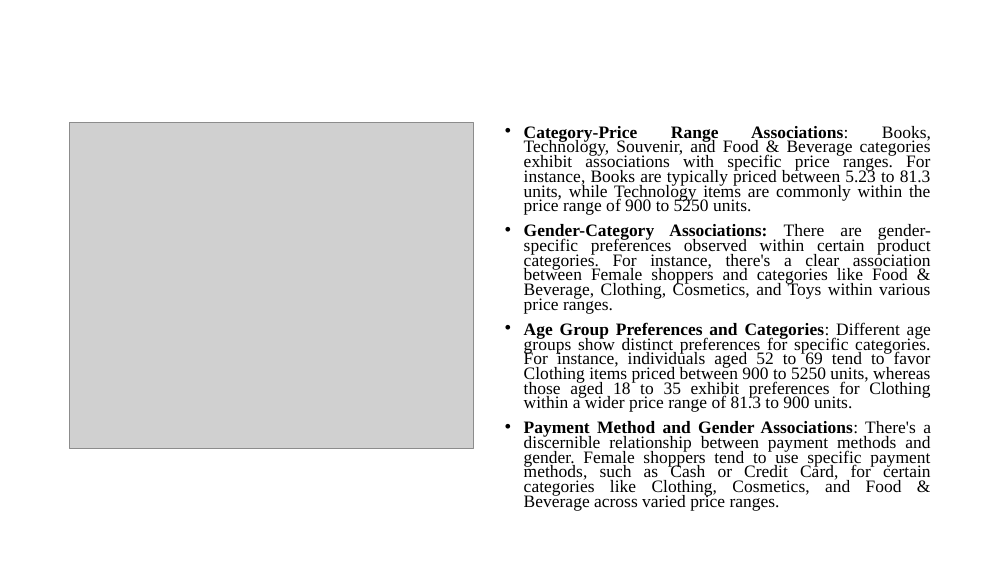
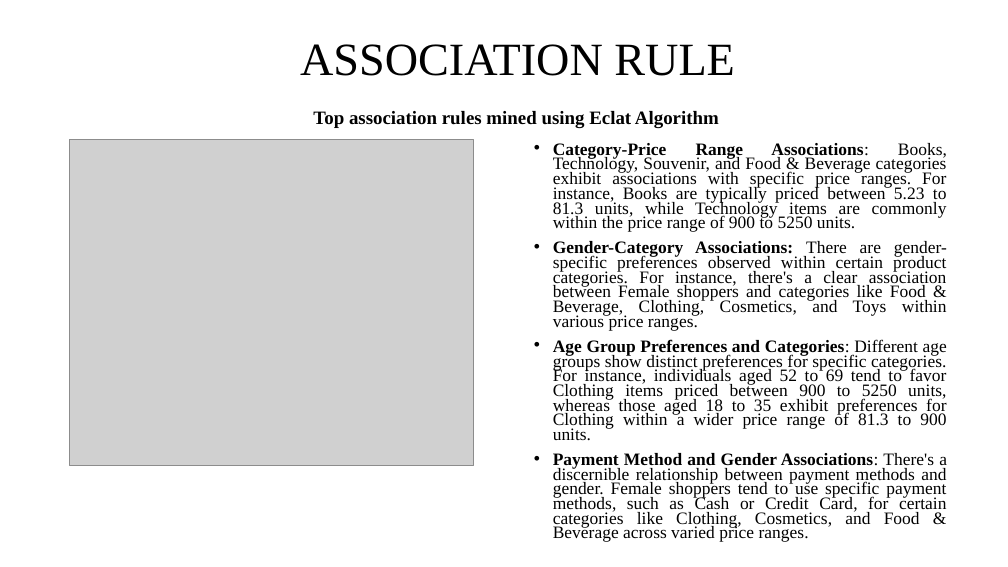
Before and after one commit to Jothish21/Data-Mining-Project-Group4, a slide deck: slide 8 of Group4-Presentation.pptx. Drawn at 1008x567 pixels with LibreOffice and Linux fonts; fonts in the diff are those of the drawing; grey boxes stand for pictures. Boxes give left, top, right and bottom in pixels: in the first picture for what was removed or moved away, otherwise in the second. Text is boxed around its words. In the diff, an @@ line names an element or a change of style, - is before the commit and + after.

```diff
--- a/Group4-Presentation.pptx
+++ b/Group4-Presentation.pptx
@@ title added at box(300, 44, 734, 76), 44 pt, text #000000 @@
+ASSOCIATION RULE
@@ text added at box(313, 111, 719, 128), 18 pt, text #000000, bold @@
+Top association rules mined using Eclat Algorithm
@@ picture: place and size @@
-picture at box(70, 123, 474, 448)
+picture at box(70, 140, 474, 466)
@@ text "Category-Price Range Associations: Books, Technology, ..." rewrapped from box(524, 126, 931, 511) to box(553, 143, 947, 513) @@
```
Also in this commit, not shown: 1 other slide changed.
